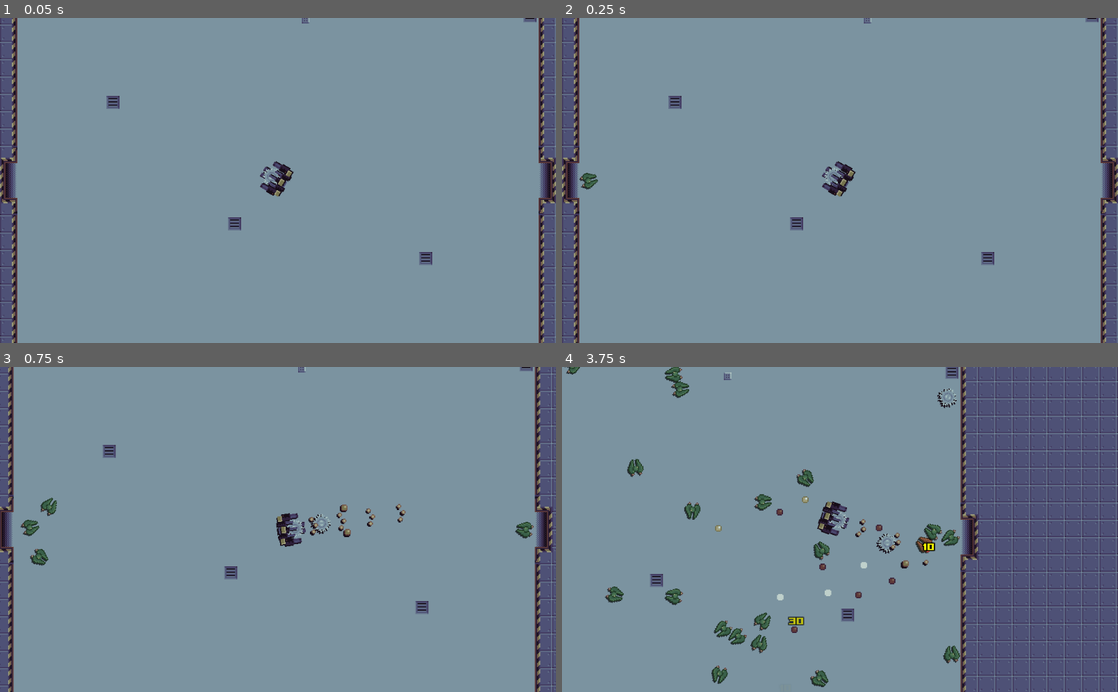
Above: before the commit, frames 1-4 (two rows, left to right).
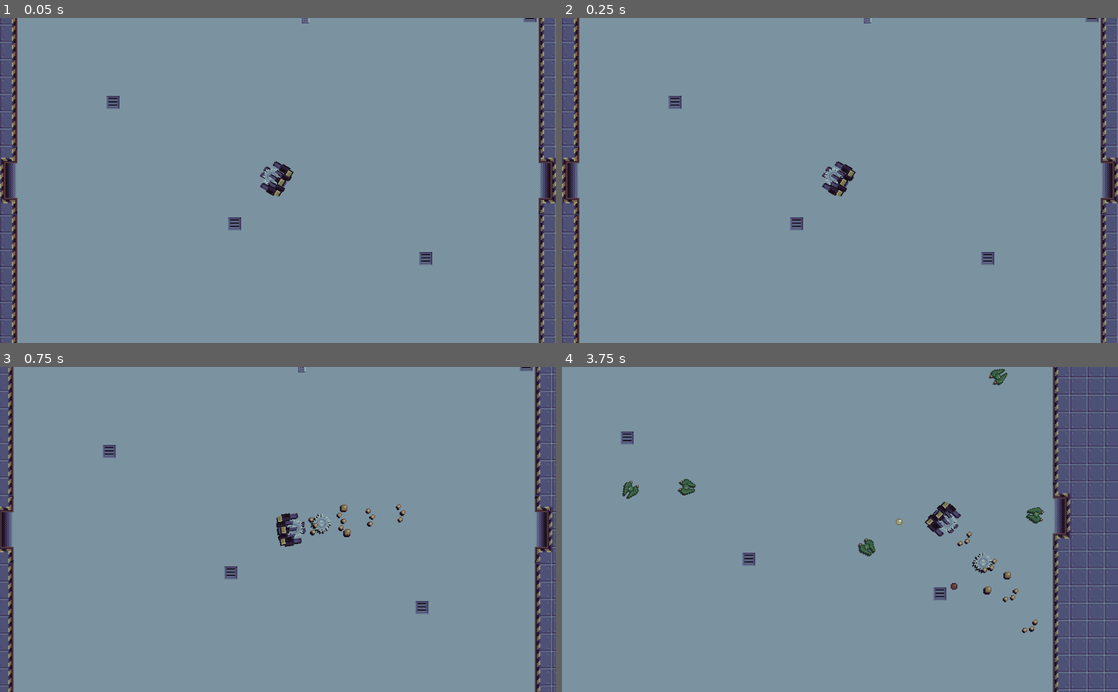
Above: after the commit, the same moments.

Repository: backwardspy/firepower
Game: Godot game, scene res://Game.tscn
The game is run twice, just before and just after one commit, with the same random seed, the same clock (stepped at 60 frames per second) and the same inputs.
Inputs (mouse positions are in pixels of both pictures, inside the frame that each line leads up to):
- Up to frame 1 (0.05 s): no input
- Up to frame 2 (0.25 s): no input
- Up to frame 3 (0.75 s): move the mouse to (400, 513) at 0.52 s; press the mouse at (400, 513) at 0.53 s; hold D (right) from 0.53 s (still down)
- Up to frame 4 (3.75 s): move the mouse to (728, 545) at 1.27 s; release D (right) at 1.28 s; release the mouse at (728, 545) at 1.28 s; hold S (down) 1.28-2.03 s; click (728, 545) at 1.35 s; move the mouse to (895, 458) at 2.02 s; press the mouse at (895, 458) at 2.03 s; hold D (right) 2.03-2.78 s; move the mouse to (812, 594) at 2.77 s; release the mouse at (812, 594) at 2.78 s; hold W (up) 2.78-3.53 s; click (812, 594) at 2.85 s; move the mouse to (1006, 578) at 3.52 s; press the mouse at (1006, 578) at 3.53 s; hold A (left) from 3.53 s (still down)

Frame 1 is identical in both runs. In frame 2, 0.1% of the frame differs, in the area x 3-7%, y 47-53%; in frame 3, 0.4%; in frame 4, 24%, in the area x 0-100%, y 0-100%.

Commit message:
convert bullets to Area2D to allow for penetrating ammo

Diff:
--- a/Game.tscn
+++ b/Game.tscn
@@ -452,6 +452,10 @@
 [node name="Camera2D" type="Camera2D" parent="Player"]
 current = true
 zoom = Vector2( 0.5, 0.5 )
+limit_left = -300
+limit_top = -300
+limit_right = 300
+limit_bottom = 300
 smoothing_enabled = true
 
 [node name="Spawner" type="Node" parent="."]
@@ -472,6 +476,6 @@
 position = Vector2( -232, 0 )
 
 [node name="SpawnTimer" type="Timer" parent="."]
-wait_time = 0.1
+wait_time = 0.5
 autostart = true
 [connection signal="timeout" from="SpawnTimer" to="Spawner" method="spawn"]
--- a/bullets/Bullet.gd
+++ b/bullets/Bullet.gd
@@ -1,4 +1,4 @@
-extends KinematicBody2D
+extends Area2D
 
 class_name Bullet
 
@@ -12,13 +12,14 @@
     _direction = direction.normalized()
 
 func _process(dt: float):
-    var coll := move_and_collide(_direction * speed * dt)
-    if coll is KinematicCollision2D and coll.collider is Node:
-        var is_mob: bool = coll.collider.is_in_group("mobs")
-        if is_mob:
-            (coll.collider as Mob).hurt(damage, _direction)
+    translate(_direction * speed * dt)
 
-        # break_on_hit only applies to mob collisions
-        # everything else breaks regardless
-        if break_on_hit or not is_mob:
-            queue_free()
+func _on_Bullet_body_entered(body: Node):
+    var is_mob: bool = body.is_in_group("mobs")
+    if is_mob:
+        (body as Mob).hurt(damage, _direction)
+
+    # break_on_hit only applies to mob collisions
+    # everything else breaks regardless
+    if break_on_hit or not is_mob:
+        queue_free()
--- a/bullets/Bullet.tscn
+++ b/bullets/Bullet.tscn
@@ -6,7 +6,7 @@
 [sub_resource type="CircleShape2D" id=1]
 radius = 4.22443
 
-[node name="Bullet" type="KinematicBody2D"]
+[node name="Bullet" type="Area2D"]
 collision_layer = 0
 script = ExtResource( 2 )
 
@@ -26,3 +26,4 @@
 vframes = 8
 hframes = 8
 frame = 48
+[connection signal="body_entered" from="." to="." method="_on_Bullet_body_entered"]
--- a/project.godot
+++ b/project.godot
@@ -9,7 +9,7 @@
 config_version=4
 
 _global_script_classes=[ {
-"base": "KinematicBody2D",
+"base": "Area2D",
 "class": "Bullet",
 "language": "GDScript",
 "path": "res://bullets/Bullet.gd"
